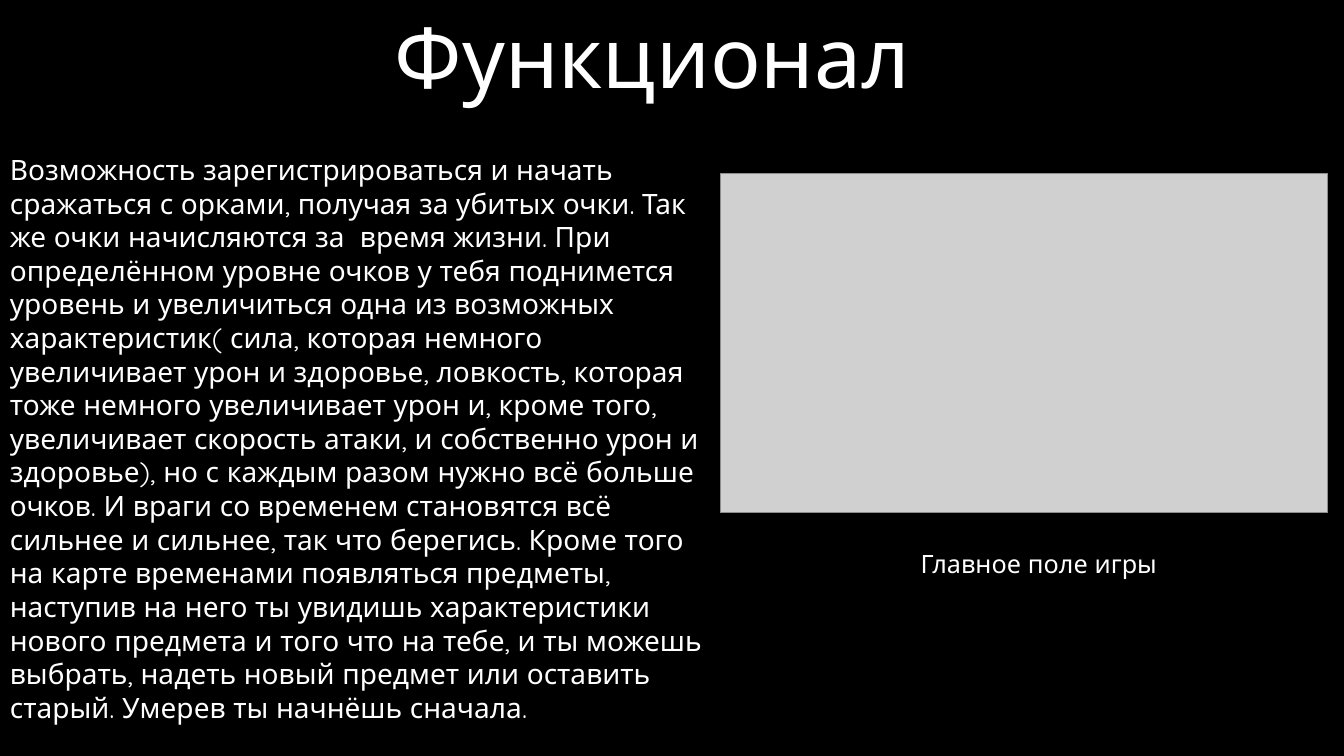
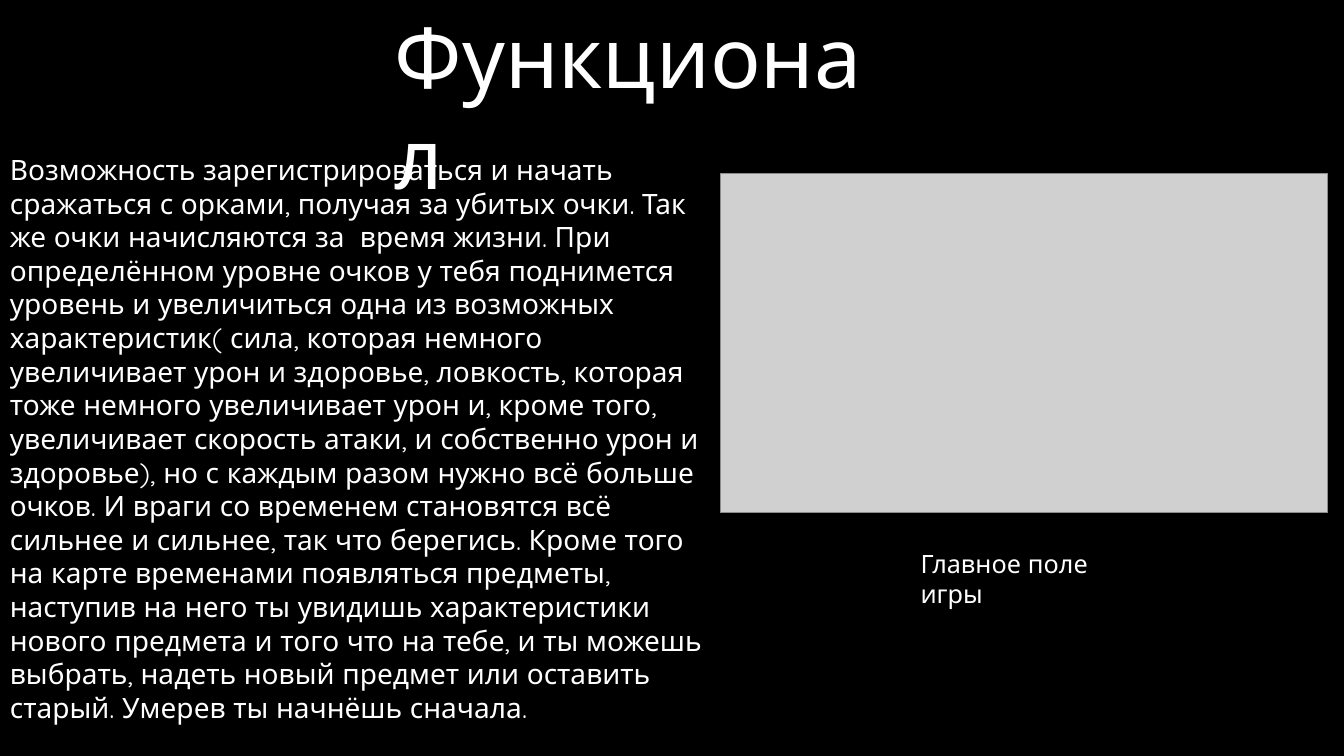
Before and after one commit to Lairty/Kvo-v2, a slide deck: slide 2 of Аннотация к работе.pptx. Drawn at 1344x756 pixels with LibreOffice and Linux fonts; fonts in the diff are those of the drawing; grey boxes stand for pictures; background and template pictures are left out. Boxes give left, top, right and bottom in pixels: in the first picture for what was removed or moved away, otherwise in the second. Text is boxed around its words. In the diff, an @@ line names an element or a change of style, - is before the commit and + after.

```diff
--- a/Аннотация к работе.pptx
+++ b/Аннотация к работе.pptx
@@ text "Функционал" rewrapped from [395,27,910,108] to [385,0,894,110] @@
@@ text "Возможность зарегистрироваться и начать сражаться ..." rewrapped from [10,160,702,725] to [10,154,702,725] @@
@@ text "Главное поле игры" rewrapped from [921,555,1157,579] to [921,555,1088,609] @@
```
Also in this commit, not shown: 9 other slides changed, 1 slide added, 1 slide removed.
